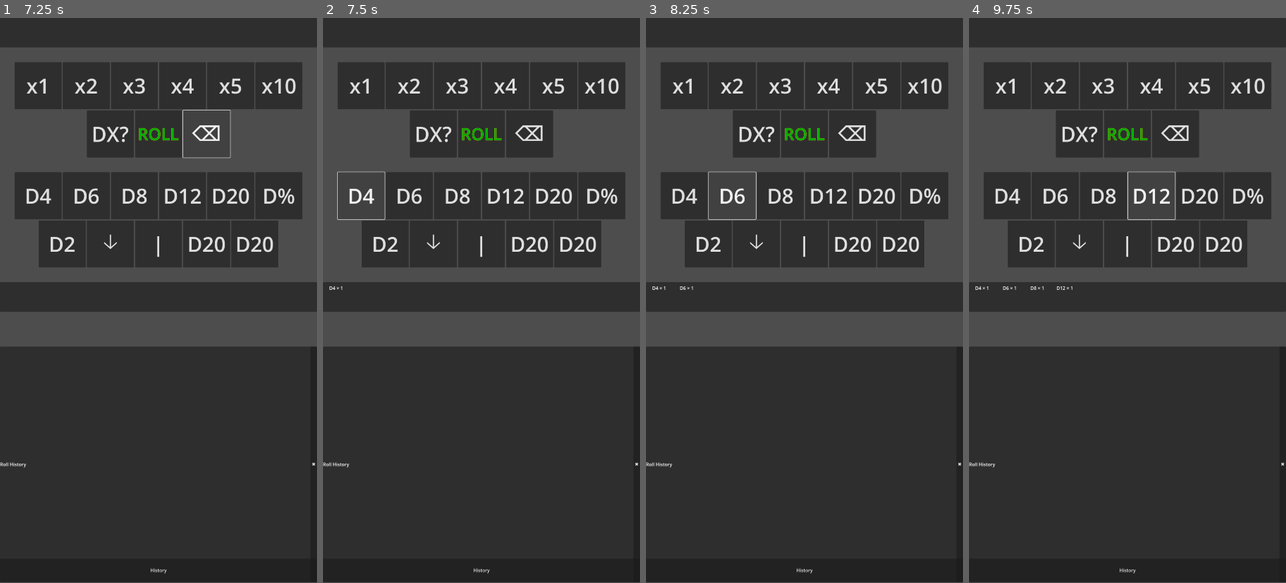
Above: before the commit, frames 1-4 (left to right).
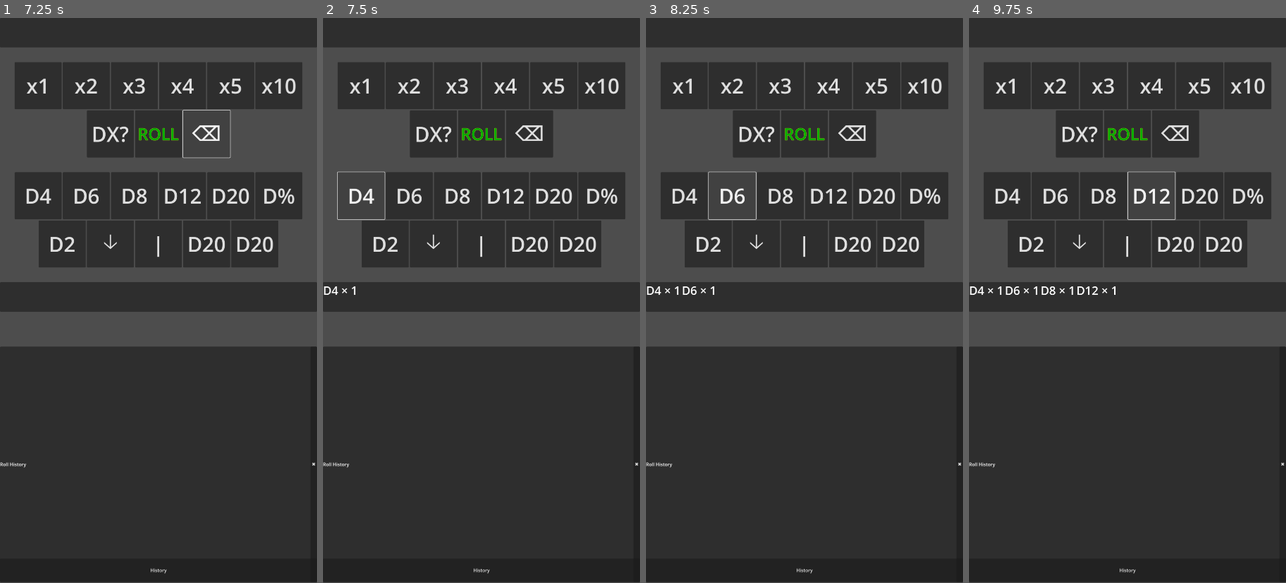
Above: after the commit, the same moments.

Repository: FromAriel/Experiments
Game: Godot game, scene res://main.tscn
Two runs of this game, one before a commit and one after it. Both use one fixed random seed, a clock stepped at 60 frames per second and the inputs below.
Inputs:
- Up to frame 1 (7.25 s): click "ROLL" at 0.5 s; click "x1" at 1.25 s; click "x2" at 2 s; click "x3" at 2.75 s; click "x4" at 3.5 s; click "x5" at 4.25 s; click "x10" at 5 s; click "DX?" at 5.75 s; click "⌫" at 6.5 s
- Up to frame 2 (7.5 s): click "D4" at 7.25 s
- Up to frame 3 (8.25 s): click "D6" at 8 s
- Up to frame 4 (9.75 s): click "D8" at 8.75 s; click "D12" at 9.5 s

Frame 1 is identical in both runs. In frame 2, less than 0.1% of the frame differs, in the area x 0-11%, y 47-49%; in frame 3, 0.1%; in frame 4, 0.3%, in the area x 0-47%, y 47-49%.

Commit message:
feat(livedie): add font customization and history ordering

Diff:
--- a/LIVEdie/project.godot
+++ b/LIVEdie/project.godot
@@ -34,3 +34,6 @@
 [rendering]
 
 renderer/rendering_method="mobile"
+
+[gui]
+theme/default_font="res://fonts/NotoColorEmoji-Regular.ttf"
--- a/LIVEdie/scripts/quick_roll_bar.gd
+++ b/LIVEdie/scripts/quick_roll_bar.gd
@@ -29,6 +29,11 @@
         if is_inside_tree():
             _qrb_apply_scale()
 
+# Font tuning
+@export var qrb_button_font_size: int = 35
+@export var qrb_roll_font_size: int = 28
+@export var qrb_queue_font_size: int = 20
+
 var qrb_queue: Array = []
 var qrb_last_faces: int = 0
 var qrb_prev_queue: Array = []
@@ -46,6 +51,7 @@
 @onready var qrb_chip_box: HBoxContainer = $QueueRow/HScroll/DiceChips
 @onready var qrb_history_button: Button = $"../HistoryButton"
 @onready var qrb_history_panel: RollHistoryPanel = $"../RollHistoryPanel"
+
 
 func _ready() -> void:
     _connect_dice_buttons($StandardRow)
@@ -62,6 +68,7 @@
     _build_custom_panel()
     _qrb_apply_scale()
 
+
 func _connect_dice_buttons(row: Container) -> void:
     for node in row.get_children():
         if (
@@ -75,6 +82,7 @@
             node.button_down.connect(_on_die_down.bind(faces, node))
             node.button_up.connect(_on_die_up.bind(faces, node))
 
+
 func _connect_repeat_buttons() -> void:
     for node in $RepeaterRow.get_children():
         if node is Button and node.name.begins_with("X"):
@@ -82,11 +90,14 @@
             node.button_down.connect(_on_repeat_down.bind(mult, node))
             node.button_up.connect(_on_repeat_up.bind(mult, node))
 
+
 func _on_toggle_advanced() -> void:
     $AdvancedRow.visible = not $AdvancedRow.visible
 
+
 func _on_die_pressed(faces: int) -> void:
     _add_die(faces, 1)
+
 
 func _on_repeat_pressed(mult: int) -> void:
     if qrb_last_faces == 0:
@@ -99,6 +110,7 @@
         _update_queue_display()
     else:
         _add_die(qrb_last_faces, mult)
+
 
 func _on_die_down(faces: int, btn: Button) -> void:
     qrb_long_press_type = "die"
@@ -108,6 +120,7 @@
     if not Engine.is_editor_hint() and $LongPressTimer.is_inside_tree():
         $LongPressTimer.start()
 
+
 func _on_die_up(faces: int, _btn: Button) -> void:
     if $LongPressTimer.time_left > 0.0:
         $LongPressTimer.stop()
@@ -116,6 +129,7 @@
         pass
     else:
         _on_die_pressed(faces)
+
 
 func _on_repeat_down(mult: int, btn: Button) -> void:
     qrb_long_press_type = "repeat"
@@ -125,6 +139,7 @@
     if not Engine.is_editor_hint() and $LongPressTimer.is_inside_tree():
         $LongPressTimer.start()
 
+
 func _on_repeat_up(mult: int, _btn: Button) -> void:
     if $LongPressTimer.time_left > 0.0:
         $LongPressTimer.stop()
@@ -134,6 +149,7 @@
     else:
         _on_repeat_pressed(mult)
 
+
 func _add_die(faces: int, qty: int) -> void:
     if qrb_queue.is_empty() or qrb_queue[-1]["faces"] != faces:
         qrb_queue.append({"faces": faces, "count": qty})
@@ -141,6 +157,7 @@
         qrb_queue[-1]["count"] += qty
     qrb_last_faces = faces
     _update_queue_display()
+
 
 func _update_queue_display() -> void:
     for child in qrb_chip_box.get_children():
@@ -154,9 +171,11 @@
         chip.text = "D%d × %d" % [entry["faces"], entry["count"]]
         chip.scale = Vector2(1.5, 1.5)
         chip.custom_minimum_size = Vector2(90, 40)
+        chip.add_theme_font_size_override("font_size", int(qrb_queue_font_size * qrb_size_index))
         chip.horizontal_alignment = HORIZONTAL_ALIGNMENT_CENTER
         chip.vertical_alignment = VERTICAL_ALIGNMENT_CENTER
         qrb_chip_box.add_child(chip)
+
 
 func _superscript(val: int) -> String:
     var result := ""
@@ -164,11 +183,13 @@
         result += QRB_SUPERSCRIPTS.get(c, c)
     return result
 
+
 func _build_expression() -> String:
     var parts: Array = []
     for entry in qrb_queue:
         parts.append(str(entry["count"]) + "d" + str(entry["faces"]))
     return " + ".join(parts)
+
 
 func _on_long_press_timeout() -> void:
     qrb_long_press_triggered = true
@@ -176,6 +197,7 @@
         _show_multiplier_preview(qrb_long_press_param)
     elif qrb_long_press_type == "die":
         _show_spinner(qrb_long_press_param)
+
 
 func _show_multiplier_preview(mult: int) -> void:
     var preview: Array = []
@@ -190,8 +212,10 @@
     $PreviewDialog.dialog_text = " -> ".join(parts)
     $PreviewDialog.popup_centered()
 
+
 func _on_preview_confirmed() -> void:
     _apply_multiplier(qrb_long_press_param)
+
 
 func _apply_multiplier(mult: int) -> void:
     qrb_prev_queue = qrb_queue.duplicate(true)
@@ -199,21 +223,25 @@
         entry["count"] *= mult
     _update_queue_display()
 
+
 func _show_spinner(faces: int) -> void:
     qrb_long_press_param = faces
     $DialSpinner.ds_value = 1
     var center := qrb_long_press_button.get_global_rect().get_center()
     $DialSpinner.open_dial_at(center)
 
+
 func _on_spinner_confirmed() -> void:
     var qty := int($DialSpinner.ds_value)
     _add_die(qrb_long_press_param, qty)
 
+
 func _on_history_pressed() -> void:
     if qrb_history_panel.visible:
         qrb_history_panel.hide_panel()
     else:
         qrb_history_panel.show_panel()
+
 
 func _on_roll_pressed() -> void:
     if qrb_queue.is_empty():
@@ -229,6 +257,7 @@
     qrb_last_faces = 0
     _update_queue_display()
 
+
 func _on_del_pressed() -> void:
     if qrb_queue.is_empty():
         return
@@ -238,12 +267,14 @@
     else:
         qrb_last_faces = qrb_queue[-1]["faces"]
     _update_queue_display()
+
 
 func _on_die_x_pressed() -> void:
     qrb_faces_replace = true
     qrb_faces_value = qrb_faces_value if qrb_faces_value > 0 else 6
     _update_faces_label()
     qrb_faces_panel.popup_centered()
+
 
 func _on_faces_key(ch: String) -> void:
     var s := str(qrb_faces_value)
@@ -258,6 +289,7 @@
     qrb_faces_value = clamp(int(s), 0, 9999)
     _update_faces_label()
 
+
 func _on_faces_del() -> void:
     if qrb_faces_replace or str(qrb_faces_value) == "0":
         qrb_faces_panel.hide()
@@ -269,12 +301,14 @@
     qrb_faces_value = int(s)
     _update_faces_label()
 
+
 func _on_faces_ok() -> void:
     if qrb_faces_value == 0:
         qrb_faces_panel.hide()
         return
     qrb_faces_commit = true
     qrb_faces_panel.hide()
+
 
 func _on_faces_panel_hide() -> void:
     if qrb_faces_commit:
@@ -283,9 +317,11 @@
         qrb_last_faces = faces
         _add_die(faces, 1)
 
+
 func _update_faces_label() -> void:
     if qrb_faces_label:
         qrb_faces_label.text = str(qrb_faces_value)
+
 
 func _build_custom_panel() -> void:
     qrb_faces_panel = PopupPanel.new()
@@ -320,6 +356,7 @@
     qrb_faces_panel.add_child(vbox)
     add_child(qrb_faces_panel)
 
+
 func _qrb_all_buttons() -> Array:
     var result: Array = []
     for n in $StandardRow.get_children():
@@ -333,11 +370,12 @@
             result.append(n)
     return result
 
+
 func _qrb_apply_scale() -> void:
     var scale: float = qrb_size_index
     var base: Vector2 = Vector2(80, 80) * scale
-    var std_font: int = int(35 * scale)
-    var roll_font: int = int(28 * scale)
+    var std_font: int = int(qrb_button_font_size * scale)
+    var roll_font: int = int(qrb_roll_font_size * scale)
     add_theme_constant_override("separation", int(25 * scale))
     $StandardRow.add_theme_constant_override("separation", int(30 * scale))
     $AdvancedRow.add_theme_constant_override("separation", int(30 * scale))
--- a/LIVEdie/scripts/roll_history_panel.gd
+++ b/LIVEdie/scripts/roll_history_panel.gd
@@ -10,14 +10,21 @@
 class_name RollHistoryPanel
 extends PanelContainer
 
+@export var rhp_entry_font_size: int = 24
+
 @onready var _entries: VBoxContainer = $Scroll/Entries
+@onready var _scroll: ScrollContainer = $Scroll
 
 
 func add_entry(text: String) -> void:
     var label := Label.new()
     label.text = text
     label.custom_minimum_size.y = 48
+    label.add_theme_font_size_override("font_size", rhp_entry_font_size)
     _entries.add_child(label)
+    _entries.move_child(label, 0)
+    await get_tree().process_frame
+    _scroll.scroll_vertical = 0
 
 
 func show_panel() -> void:
